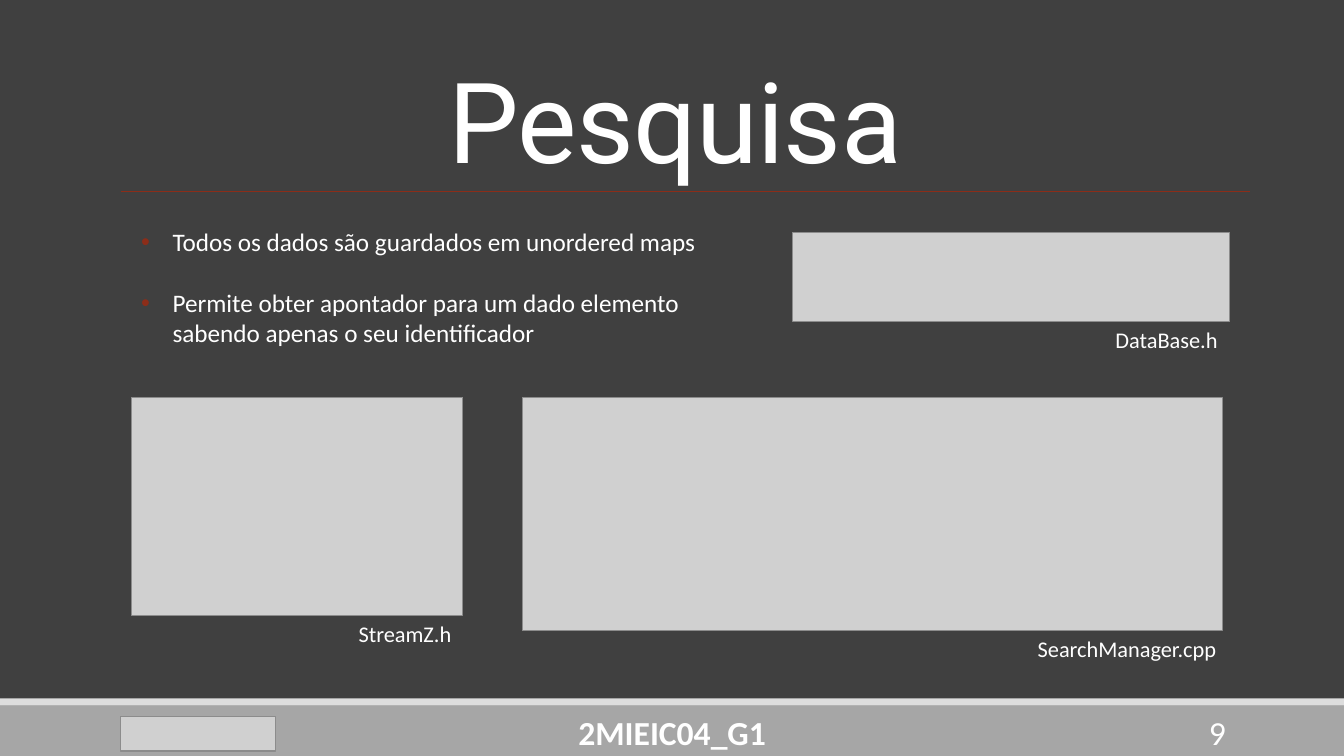
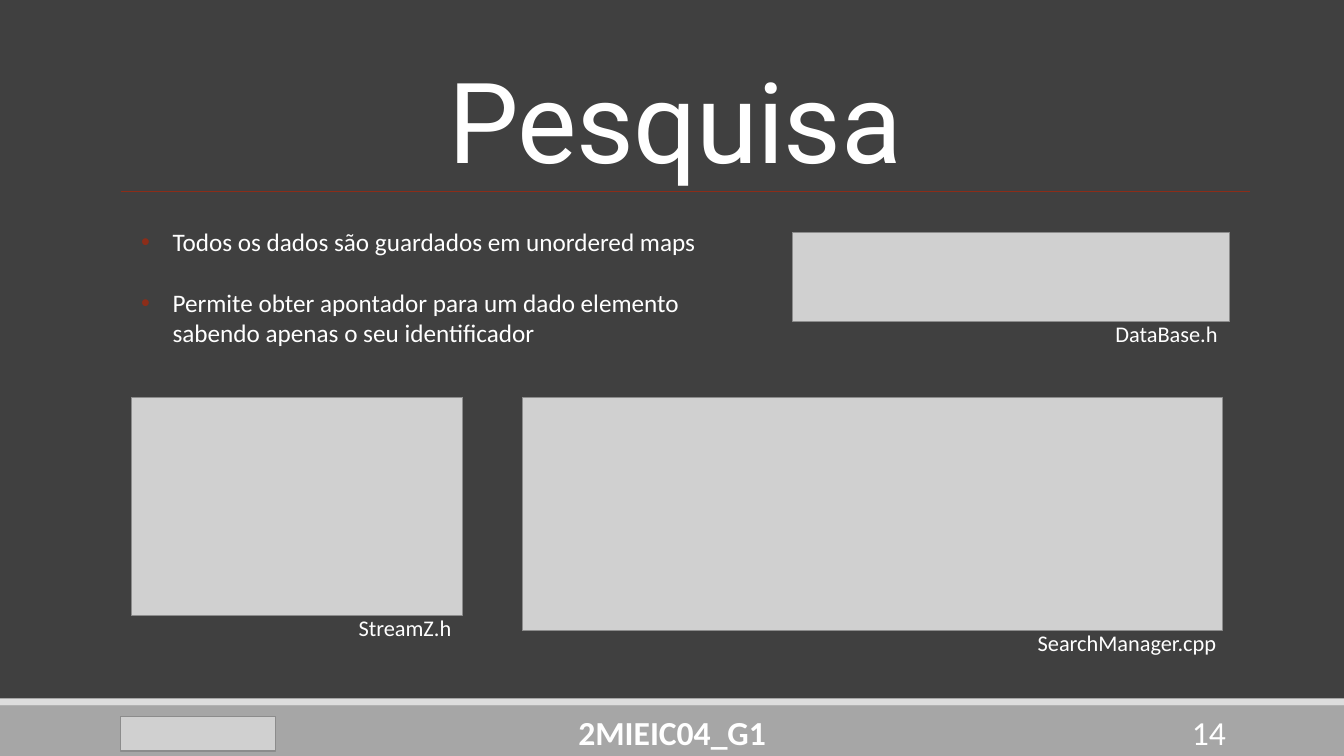
Before and after one commit to DoStini/FEUP-AEDA-proj, a slide deck: slide 14 of StreamZ_Apresentation4.pptx (slide 9 before the commit). Drawn at 1344x756 pixels with LibreOffice and Linux fonts; fonts in the diff are those of the drawing; grey boxes stand for pictures. Boxes give left, top, right and bottom in pixels: in the first picture for what was removed or moved away, otherwise in the second. Text is boxed around its words. In the diff, an @@ line names an element or a change of style, - is before the commit and + after.

```diff
--- a/StreamZ_Apresentation4.pptx
+++ b/StreamZ_Apresentation4.pptx
@@ 3 texts: place and size @@
-3 texts at bbox=[359, 332, 1217, 661]
+3 texts at bbox=[359, 326, 1217, 655]
@@ page number at bbox=[1192, 723, 1226, 745]: text changed @@
-9
+14
```
Also in this commit, not shown: 6 other slides changed, 4 slides added, 1 other file.
